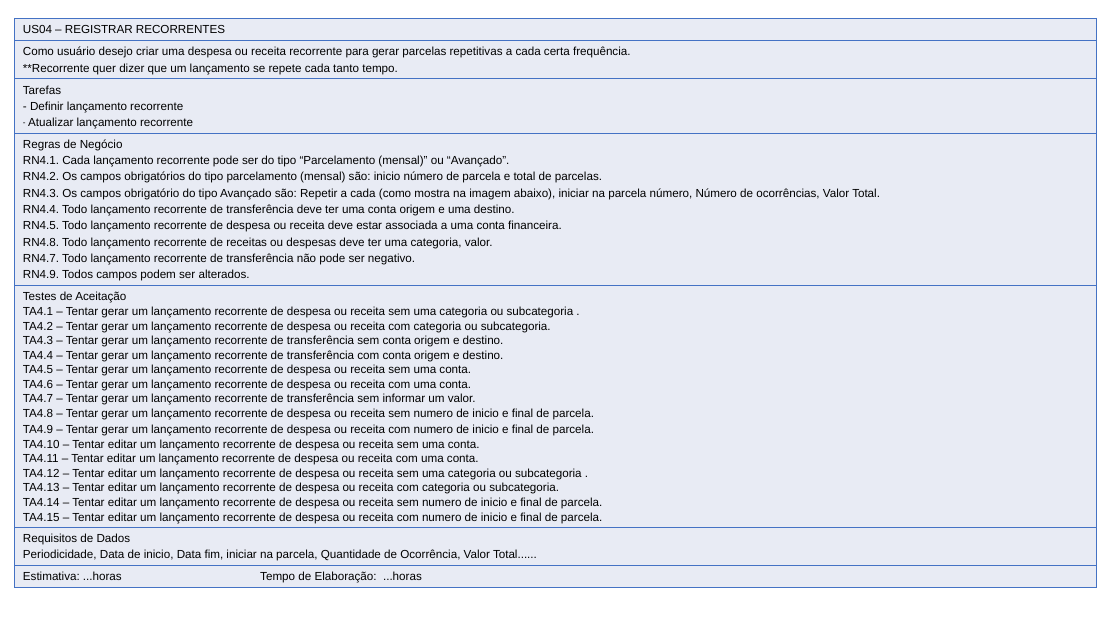
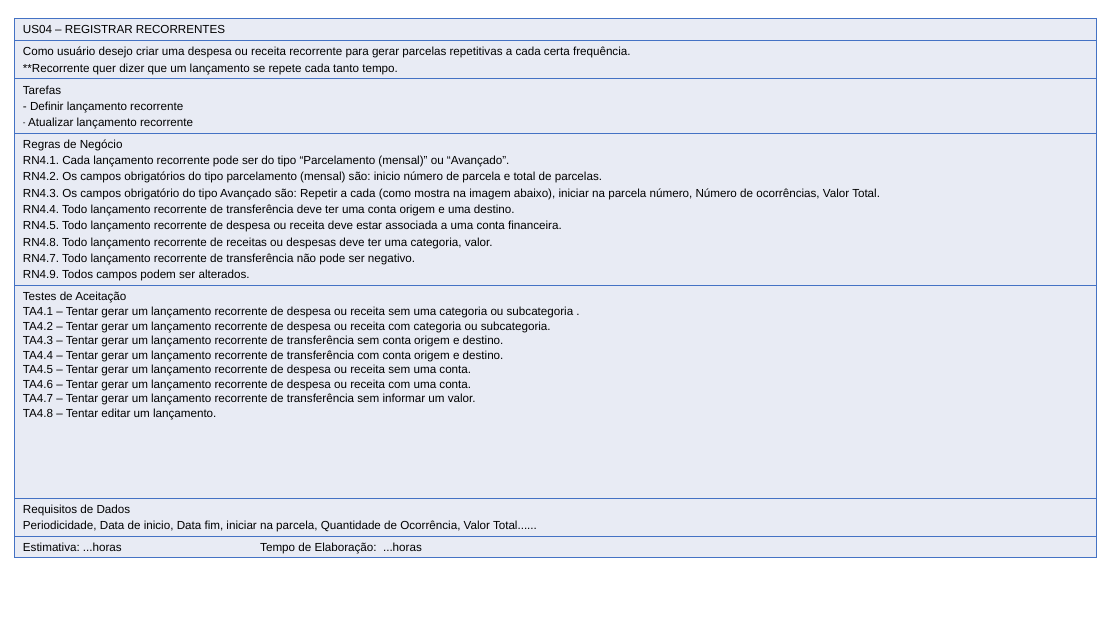
Before and after one commit to evertonschuster/GestaoFinancaPessoal, a slide deck: slide 1 of GestaoFinancaPessoal/GestaoFinancaPessoal/Documentos/Entrega-02/UserStories.pptx. Drawn at 1120x630 pixels with LibreOffice and Linux fonts; fonts in the diff are those of the drawing. Boxes give left, top, right and bottom in pixels: in the first picture for what was removed or moved away, otherwise in the second. Text is boxed around its words. In the diff, an @@ line names an element or a change of style, - is before the commit and + after.

Commit message:
User Stories e Testes de Aceitação - 08,07,05,04

```diff
--- a/GestaoFinancaPessoal/GestaoFinancaPessoal/Documentos/Entrega-02/UserStories.pptx
+++ b/GestaoFinancaPessoal/GestaoFinancaPessoal/Documentos/Entrega-02/UserStories.pptx
@@ table at [14, 18, 1096, 581] @@
-row 5, column 1: Testes de Aceitação / TA4.1 – Tentar gerar um lançamento recorrente de despesa ou receita sem uma categoria ou subcategoria . / TA4.2 – Tentar gerar um lançamento recorrente de despesa ou receita com categoria ou subcategoria. / TA4.3 – Tentar gerar um lançamento recorrente de transferência sem conta origem e destino. / TA4.4 – Tentar gerar um lançamento recorrente de transferência com conta origem e destino. / TA4.5 – Tentar gerar um lançamento recorrente de despesa ou receita sem uma conta. / TA4.6 – Tentar gerar um lançamento recorrente de despesa ou receita com uma conta. / TA4.7 – Tentar gerar um lançamento recorrente de transferência sem informar um valor. / TA4.8 – Tentar gerar um lançamento recorrente de despesa ou receita sem numero de inicio e final de parcela. / TA4.9 – Tentar gerar um lançamento recorrente de despesa ou receita com numero de inicio e final de parcela. / TA4.10 – Tentar editar um lançamento recorrente de despesa ou receita sem uma conta. / TA4.11 – Tentar editar um lançamento recorrente de despesa ou receita com uma conta. / TA4.12 – Tentar editar um lançamento recorrente de despesa ou receita sem uma categoria ou subcategoria . / TA4.13 – Tentar editar um lançamento recorrente de despesa ou receita com categoria ou subcategoria. / TA4.14 – Tentar editar um lançamento recorrente de despesa ou receita sem numero de inicio e final de parcela. / TA4.15 – Tentar editar um lançamento recorrente de despesa ou receita com numero de inicio e final de parcela.
+row 5, column 1: Testes de Aceitação / TA4.1 – Tentar gerar um lançamento recorrente de despesa ou receita sem uma categoria ou subcategoria . / TA4.2 – Tentar gerar um lançamento recorrente de despesa ou receita com categoria ou subcategoria. / TA4.3 – Tentar gerar um lançamento recorrente de transferência sem conta origem e destino. / TA4.4 – Tentar gerar um lançamento recorrente de transferência com conta origem e destino. / TA4.5 – Tentar gerar um lançamento recorrente de despesa ou receita sem uma conta. / TA4.6 – Tentar gerar um lançamento recorrente de despesa ou receita com uma conta. / TA4.7 – Tentar gerar um lançamento recorrente de transferência sem informar um valor. / TA4.8 – Tentar editar um lançamento.
```
Also in this commit, not shown: 1 other slide changed, 4 other files.
